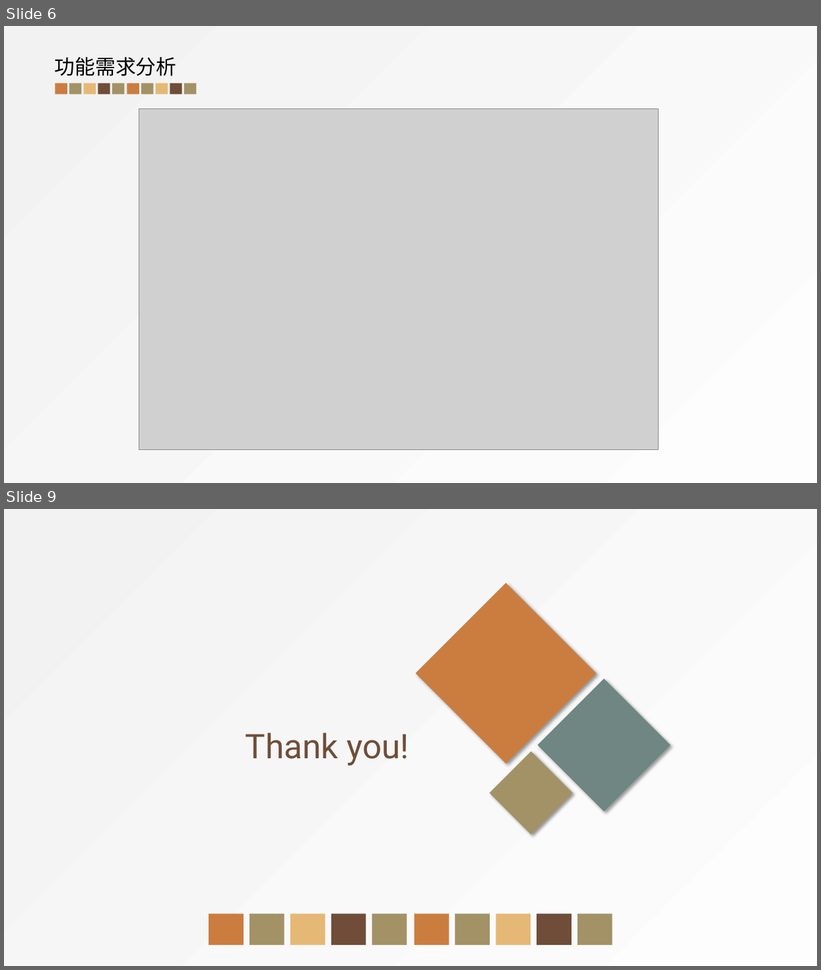
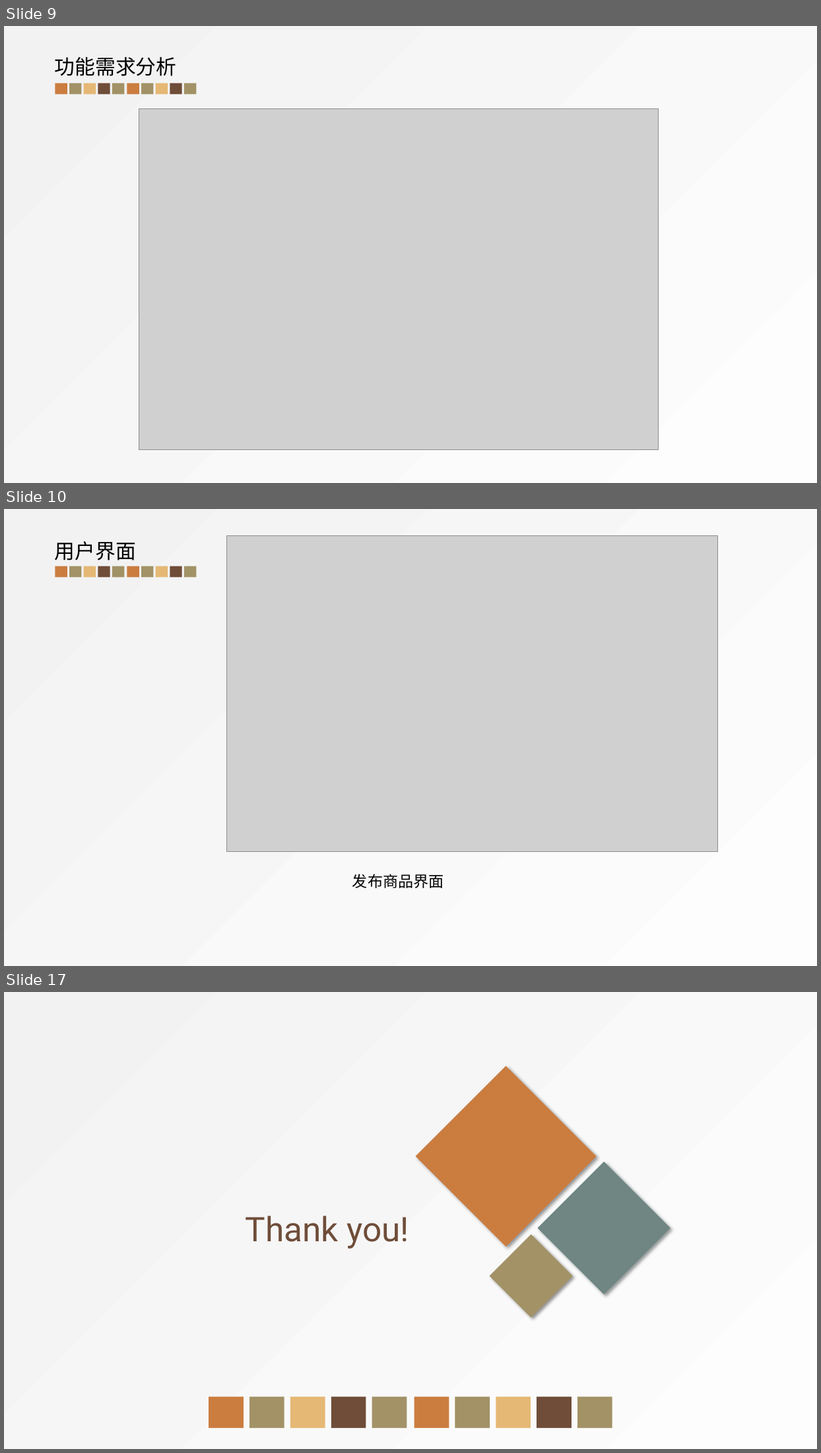
Before and after one commit to huiscool/sre-homework, a slide deck: 第三组.pptx. Shown one above the other, each under a label of ours: slides 6 and 9 before the commit, slides 9, 10 and 17 after it; the slides between them are not shown. The pictures are 821x970 and 821x1453 pixels, drawn with LibreOffice and Linux fonts; fonts in the diff are those of the drawing; grey boxes stand for pictures. Boxes give left, top, right and bottom in pixels: in the first picture for what was removed or moved away, otherwise in the second. Text is boxed around its words. In the diff, an @@ line names an element or a change of style, - is before the commit and + after.

```diff
--- a/第三组.pptx
+++ b/第三组.pptx
@@ slide 10 added at <box>4,509,817,966</box>, background gradient #FDFDFD to #F2F2F2 @@
@@ text added at <box>55,541,136,560</box>, 24 pt, text #000000 @@
+用户界面
@@ picture added at <box>226,535,717,852</box> @@
@@ group added at <box>55,566,196,578</box>: 10 rectangles @@
@@ text added at <box>352,874,444,889</box>, 18 pt, text #000000 @@
+发布商品界面
@@ what was slide 6 is now slide 9 @@
@@ what was slide 9 is now slide 17 @@
```
Also in this commit, not shown: 2 slides changed, 8 other slides added, 1 slide removed, 2 other files.
